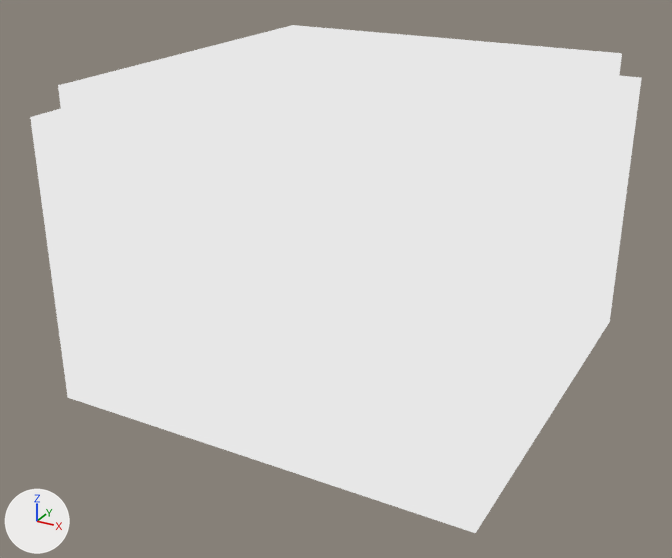
An edit to the glTF model assets/room.glb, drawn before and after from the same camera.
Before and after are seen from a 50 mm camera at (16.9, -33.0, 20.2) aimed at (-0.5, -1.3, 4.3). Lighting does not change. The marker at lower left points along +X, +Y and +Z. Where no turn or scale is listed for an object, it has been applied to the vertices.
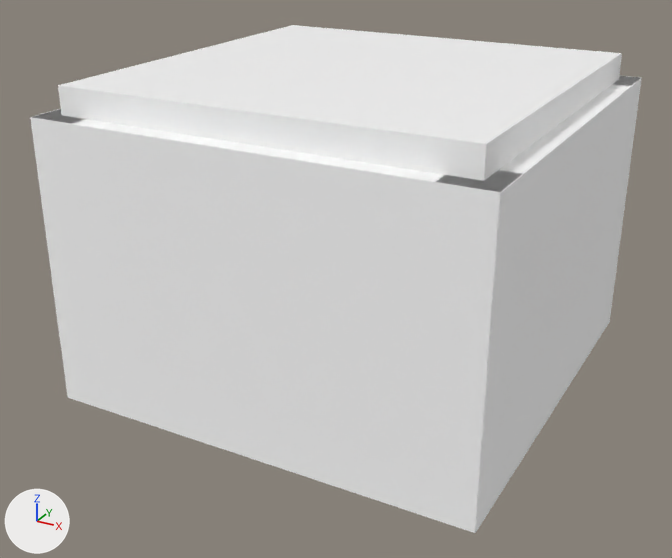
Where the change shows, as pixel boxes (x1, y1, x2, y2) in the pictures (672 x 558 px):
'Cube.002', recoloured: (30, 109, 522, 533) in both
'Cube', recoloured (white to grey): (437, 76, 642, 533) in both

The change, as a diff of the scene's bpy script:
```diff
--- a/assets/room.glb.py
+++ b/assets/room.glb.py
@@ mat_material @@
 mat_material = bpy.data.materials.new('Material')
-# nodes: BsdfTransparent, Emission, LightPath, MixShader, OutputMaterial
-# colours: white #e7e7e7
+# nodes: BsdfPrincipled, OutputMaterial
+# colours: white #ffffff
@@ mat_material_002 @@
 mat_material_002 = bpy.data.materials.new('Material.002')
-# nodes: BsdfTransparent, Emission, LightPath, MixShader, OutputMaterial
-# colours: white #e7e7e7
+# nodes: BsdfPrincipled, OutputMaterial
+# colours: white #ffffff
@@ mat_material_005 @@
 mat_material_005 = bpy.data.materials.new('Material.005')
-# nodes: BsdfTransparent, Emission, LightPath, MixShader, OutputMaterial
-# colours: white #e7e7e7
+# nodes: BsdfPrincipled, OutputMaterial
+# colours: white #ffffff
```
